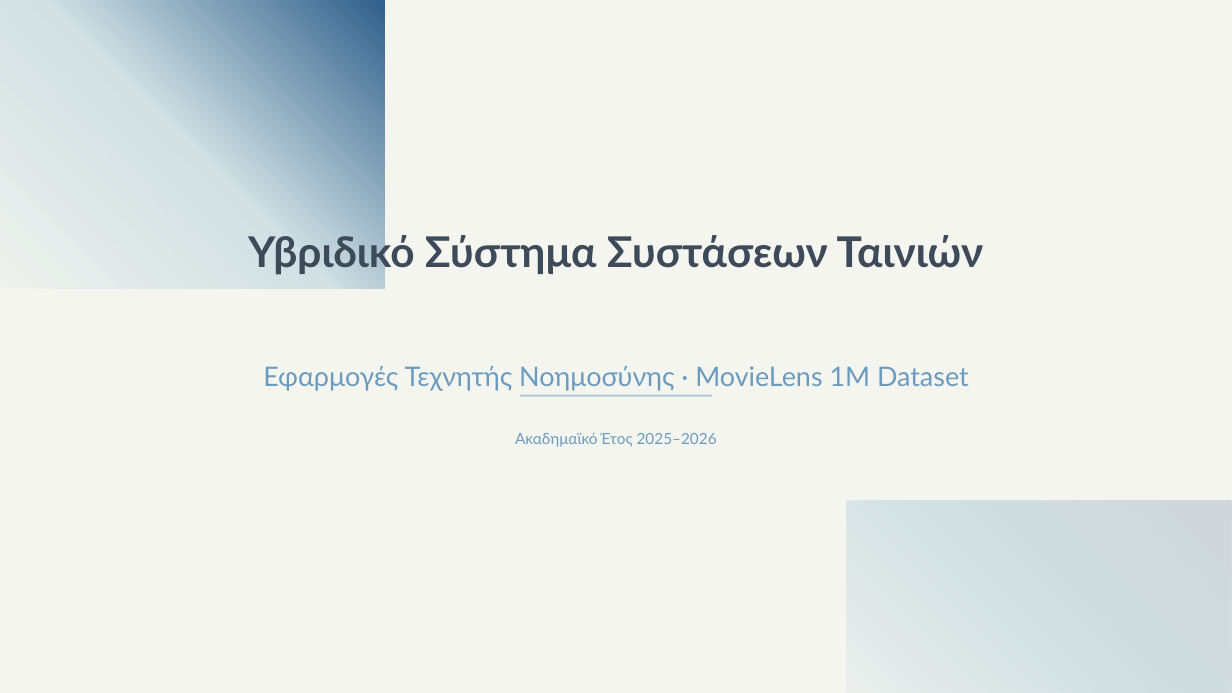
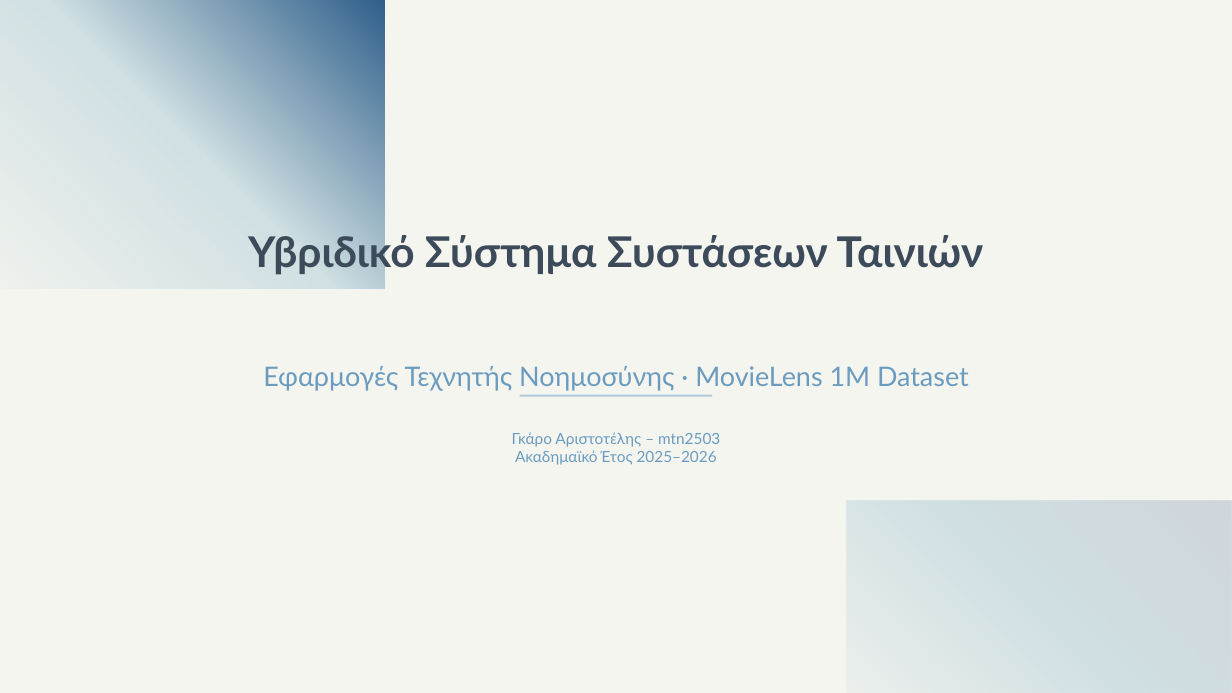
Before and after one commit to AristotelisGarro/MSc-in-AI-Recommender-System, a slide deck: slide 1 of report/Υβριδικό Σύστημα Συστάσεων Ταινιών.pptx. Drawn at 1232x693 pixels with LibreOffice and Linux fonts; fonts in the diff are those of the drawing. Boxes give left, top, right and bottom in pixels: in the first picture for what was removed or moved away, otherwise in the second. Text is boxed around its words. In the diff, an @@ line names an element or a change of style, - is before the commit and + after.

```diff
--- a/report/Υβριδικό Σύστημα Συστάσεων Ταινιών.pptx
+++ b/report/Υβριδικό Σύστημα Συστάσεων Ταινιών.pptx
@@ text at (512,432,720,447): paragraph added @@
+Γκάρο Αριστοτέλης – mtn2503
```
Also in this commit, not shown: 4 other slides changed, 6 other files.
